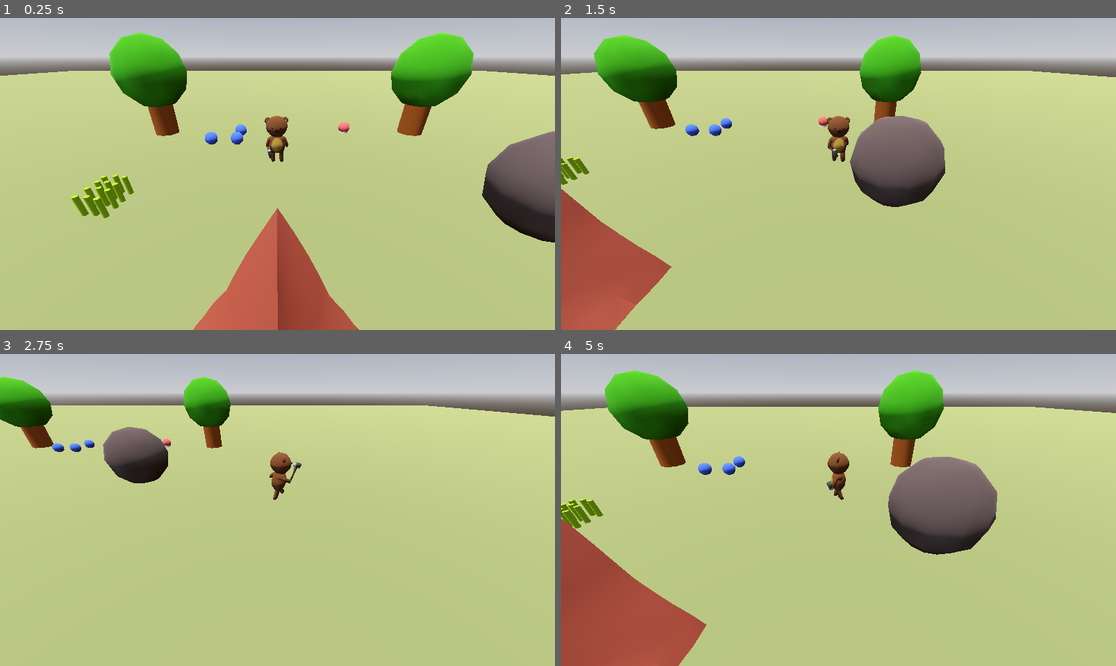
Above: before the commit, frames 1-4 (two rows, left to right).
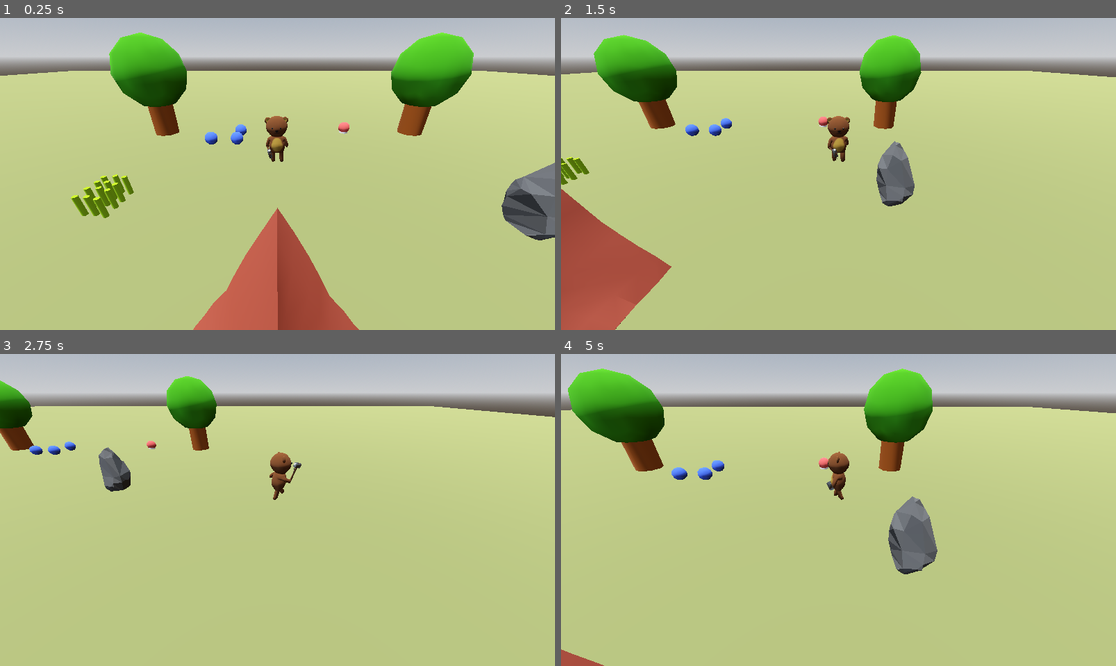
Above: after the commit, the same moments.

Repository: CodeRecode/gdwild85
Game: Godot game, scene res://world.tscn
Two runs of this game, one before a commit and one after it. Both use one fixed random seed, a clock stepped at 60 frames per second and the inputs below.
Inputs:
- Up to frame 1 (0.25 s): no input
- Up to frame 2 (1.5 s): tap Enter at 0.5 s; hold Right (move_right) 0.53-1.28 s; tap Space (interact) at 0.6, 1.35 s; hold S (move_down) from 1.28 s (still down)
- Up to frame 3 (2.75 s): release S (move_down) at 2.03 s; hold Right (move_right) from 2.03 s (still down); hold Shift (run_modifier) from 2.03 s (still down); tap Space (interact) at 2.3 s
- Up to frame 4 (5 s): release Right (move_right) at 2.78 s; release Shift (run_modifier) at 2.78 s; hold W (move_up) 2.78-3.53 s; tap Space (interact) at 2.85, 3.6, 4.55 s; hold A (move_left) from 3.53 s (still down); tap Shift (run_modifier) at 4.35 s

The runs differ from the first frame. In frame 1, 3.3% of the frame differs, in the area x 86-100%, y 36-72%; in frame 2, 3.6%; in frame 3, 4.9%; in frame 4, 19%, in the area x 0-100%, y 4-100%.

Commit message:
Jolt migration

Diff:
--- a/characters/player/player.gd
+++ b/characters/player/player.gd
@@ -64,14 +64,14 @@
 		velocity.z = move_toward(velocity.z, 0, SPEED)
 
 
-func _on_interactable_detector_area_entered(area: Area3D) -> void:
-	if area is ResourceNode:
-		detected_resource_node = area
+func _on_interactable_detector_body_entered(node: Node) -> void:
+	if node is ResourceNode:
+		detected_resource_node = node
 		print("can gather")
 
 
-func _on_interactable_detector_area_exited(area: Area3D) -> void:
-	if area == detected_resource_node:
+func _on_interactable_detector_body_exited(node: Node) -> void:
+	if node == detected_resource_node:
 		detected_resource_node = null
 		print("cannot gather")
 
--- a/characters/player/player.tscn
+++ b/characters/player/player.tscn
@@ -96,8 +96,11 @@
 transform = Transform3D(0.25, 0, 0, 0, 0.25, 0, 0, 0, 0.25, 0, 0, 0)
 
 [node name="Skeleton3D" parent="animalchar/Armature" index="0"]
+bones/1/position = Vector3(0.0523213, 1.41441, 0)
 bones/1/rotation = Quaternion(-0.707107, 0, 0, 0.707107)
-bones/2/rotation = Quaternion(0.707107, 0, 0, 0.707107)
+bones/2/rotation = Quaternion(0.70675, 0.00226115, -0.00261178, 0.707455)
+bones/4/rotation = Quaternion(-7.72908e-05, -2.18149e-05, -0.000303178, 1)
+bones/5/rotation = Quaternion(-0.00155334, -0.000772616, -0.0107393, 0.999941)
 bones/6/position = Vector3(0.185896, 0.389199, 0.302)
 bones/6/rotation = Quaternion(-0.205954, 0.0476917, -0.76801, 0.60454)
 bones/7/position = Vector3(-0.118206, 0.862694, 0.116804)
@@ -110,15 +113,15 @@
 bones/11/rotation = Quaternion(0.0249591, -0.0439738, 0.199483, 0.978596)
 bones/12/rotation = Quaternion(0.686783, -4.07164e-08, 0.128772, 0.715365)
 bones/13/rotation = Quaternion(0.0835974, -0.00123801, -0.515194, 0.852986)
-bones/14/rotation = Quaternion(0.851716, 0.512965, 0.00649546, 0.106792)
-bones/15/rotation = Quaternion(0.051679, -0.000204247, -0.00221661, 0.998661)
-bones/17/rotation = Quaternion(0.851716, -0.512965, -0.00649593, 0.106792)
-bones/18/rotation = Quaternion(0.0516807, 0.000204259, 0.00221645, 0.998661)
+bones/14/rotation = Quaternion(0.858644, 0.499108, 0.0237138, 0.114276)
+bones/15/rotation = Quaternion(0.082307, -0.000203826, -0.00353031, 0.996601)
+bones/17/rotation = Quaternion(0.845772, -0.525456, 0.0162205, 0.0911182)
+bones/18/rotation = Quaternion(0.00234147, 9.46451e-05, 0.00222383, 0.999995)
 bones/20/position = Vector3(0.575712, 0.737437, 1.18014)
 bones/20/rotation = Quaternion(0.0157379, 0.703302, 0.710546, -0.0155774)
 
 [node name="ToolNode" type="BoneAttachment3D" parent="animalchar/Armature/Skeleton3D" index="3"]
-transform = Transform3D(-0.959254, 0.180511, -0.217363, -0.228735, -0.0445169, 0.97247, 0.165865, 0.982565, 0.0839922, -1.20612, 2.10775, 0.0287514)
+transform = Transform3D(-0.961031, 0.179646, -0.21011, -0.221345, -0.0447357, 0.974169, 0.165607, 0.982713, 0.0827563, -1.14951, 2.11681, 0.0275356)
 rotation_edit_mode = 1
 bone_name = "Attatch"
 bone_idx = 12
@@ -148,7 +151,7 @@
 advance_expression_base_node = NodePath("..")
 anim_player = NodePath("../animalchar/AnimationPlayer")
 
-[connection signal="area_entered" from="animalchar/InteractableDetector" to="." method="_on_interactable_detector_area_entered"]
-[connection signal="area_exited" from="animalchar/InteractableDetector" to="." method="_on_interactable_detector_area_exited"]
+[connection signal="body_entered" from="animalchar/InteractableDetector" to="." method="_on_interactable_detector_body_entered"]
+[connection signal="body_exited" from="animalchar/InteractableDetector" to="." method="_on_interactable_detector_body_exited"]
 
 [editable path="animalchar"]
--- a/project.godot
+++ b/project.godot
@@ -116,6 +116,7 @@
 
 [physics]
 
+3d/physics_engine="Jolt Physics"
 jolt_physics_3d/simulation/areas_detect_static_bodies=true
 
 [rendering]
--- a/resource_nodes/berries/berries.tscn
+++ b/resource_nodes/berries/berries.tscn
@@ -8,10 +8,9 @@
 [sub_resource type="StandardMaterial3D" id="StandardMaterial3D_5pr0w"]
 albedo_color = Color(0.29, 0.432, 1, 1)
 
-[node name="Berries" type="Area3D"]
+[node name="Berries" type="StaticBody3D"]
 collision_layer = 2
 collision_mask = 0
-monitoring = false
 script = ExtResource("1_rcfu8")
 resource_type = 3
 resource_amount = 1
--- a/resource_nodes/grass/grass.tscn
+++ b/resource_nodes/grass/grass.tscn
@@ -8,10 +8,9 @@
 [sub_resource type="StandardMaterial3D" id="StandardMaterial3D_gyf3w"]
 albedo_color = Color(0.611765, 0.811765, 0, 1)
 
-[node name="Grass" type="Area3D"]
+[node name="Grass" type="StaticBody3D"]
 collision_layer = 2
 collision_mask = 0
-monitoring = false
 script = ExtResource("1_ao6es")
 resource_type = 2
 resource_amount = 1
--- a/resource_nodes/mushroom/mushroom.tscn
+++ b/resource_nodes/mushroom/mushroom.tscn
@@ -11,10 +11,9 @@
 [sub_resource type="StandardMaterial3D" id="StandardMaterial3D_gyq6h"]
 albedo_color = Color(0.996078, 0.376471, 0.360784, 1)
 
-[node name="Mushroom" type="Area3D"]
+[node name="Mushroom" type="StaticBody3D"]
 collision_layer = 2
 collision_mask = 0
-monitoring = false
 script = ExtResource("1_wvh1v")
 resource_type = 3
 resource_amount = 1
--- a/resource_nodes/resource_node.gd
+++ b/resource_nodes/resource_node.gd
@@ -1,4 +1,4 @@
-extends Area3D
+extends StaticBody3D
 class_name ResourceNode
 
 enum ResourceType {
--- a/resource_nodes/rock/rock.tscn
+++ b/resource_nodes/rock/rock.tscn
@@ -1,27 +1,21 @@
 [gd_scene load_steps=4 format=3 uid="uid://dqw28jvko4ycc"]
 
 [ext_resource type="Script" uid="uid://dq721ff5bj1n5" path="res://resource_nodes/resource_node.gd" id="1_v5q22"]
+[ext_resource type="PackedScene" uid="uid://cuq0aukx14kyx" path="res://art/resources/rock.glb" id="2_52nlc"]
 
-[sub_resource type="SphereShape3D" id="SphereShape3D_br236"]
-radius = 1.0
+[sub_resource type="CapsuleShape3D" id="CapsuleShape3D_uuu6v"]
+radius = 0.447063
 
-[sub_resource type="StandardMaterial3D" id="StandardMaterial3D_br236"]
-albedo_color = Color(0.345098, 0.278431, 0.266667, 1)
-
-[node name="Rock" type="Area3D"]
+[node name="Rock" type="StaticBody3D"]
 collision_layer = 3
 collision_mask = 0
-monitoring = false
 script = ExtResource("1_v5q22")
 resource_type = 1
 resource_amount = 1
 
 [node name="CollisionShape3D" type="CollisionShape3D" parent="."]
-shape = SubResource("SphereShape3D_br236")
+transform = Transform3D(1, 0, 0, 0, 1, 0, 0, 0, 1, 0.0837879, 0.468201, -0.0238834)
+shape = SubResource("CapsuleShape3D_uuu6v")
 
-[node name="CSGSphere3D" type="CSGSphere3D" parent="."]
-use_collision = true
-collision_layer = 3
-collision_mask = 0
-radius = 1.0
-material = SubResource("StandardMaterial3D_br236")
+[node name="rock" parent="." instance=ExtResource("2_52nlc")]
+transform = Transform3D(0.5, 0, 0, 0, 0.5, 0, 0, 0, 0.5, 0, 0.140211, 0)
--- a/resource_nodes/tree/tree.tscn
+++ b/resource_nodes/tree/tree.tscn
@@ -10,10 +10,9 @@
 [sub_resource type="StandardMaterial3D" id="StandardMaterial3D_olawa"]
 albedo_color = Color(0.243858, 0.657944, 7.70092e-07, 1)
 
-[node name="Tree" type="Area3D"]
+[node name="Tree" type="StaticBody3D"]
 collision_layer = 3
 collision_mask = 0
-monitoring = false
 script = ExtResource("1_g0e1m")
 resource_amount = 1
 
--- a/world.tscn
+++ b/world.tscn
@@ -70,7 +70,7 @@
 transform = Transform3D(1, 0, 0, 0, 1, 0, 0, 0, 1, -4, 0, 2)
 
 [node name="Rock" parent="." instance=ExtResource("6_dwbse")]
-transform = Transform3D(1, 0, 0, 0, 1, 0, 0, 0, 1, 5, 1, 3)
+transform = Transform3D(1, 0, 0, 0, 1, 0, 0, 0, 1, 5, 0, 3)
 
 [node name="Mushroom" parent="." instance=ExtResource("7_pkg7o")]
 transform = Transform3D(1, 0, 0, 0, 1, 0, 0, 0, 1, 3, 0, -3)
Binary file added: art/resources/rock.glb
Not shown, added: art/resources/rock.glb.import
Binary file added: art/resources/stone.glb
Not shown, added: art/resources/stone.glb.import
